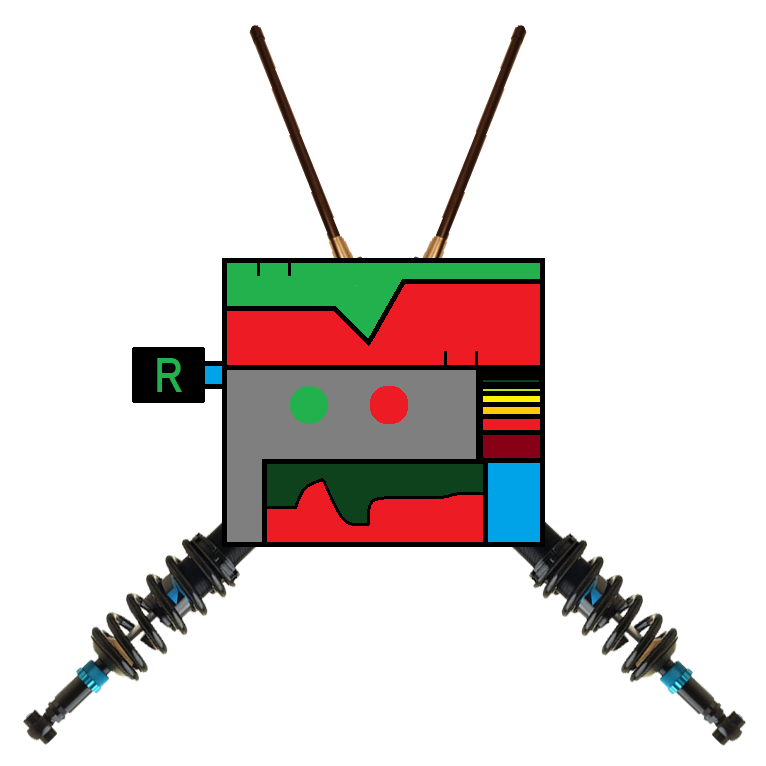
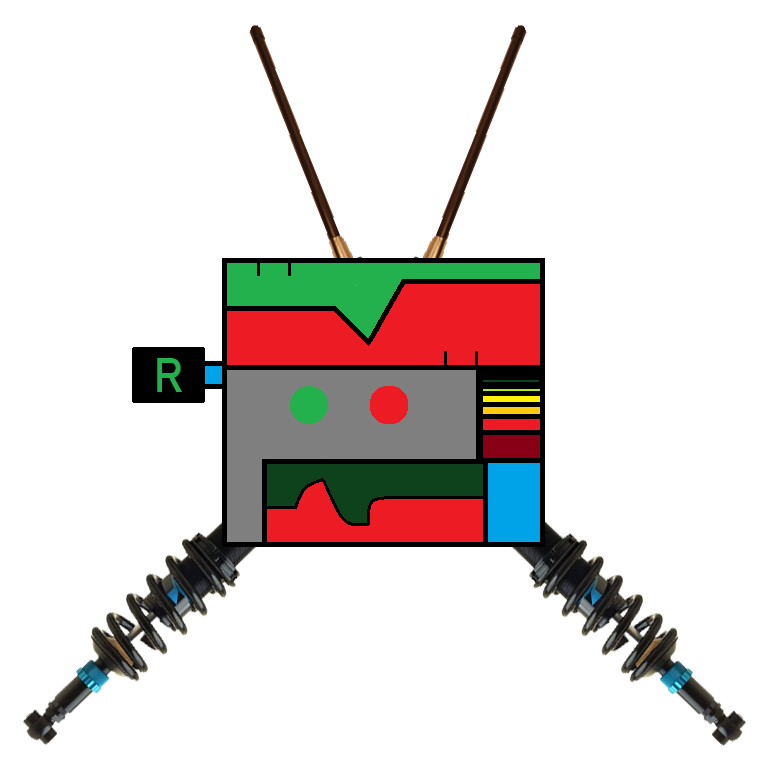
The second 766 × 766 image is a revision of the first. Changes to its layers:
painted on "Main" over [443, 492, 483, 499]
